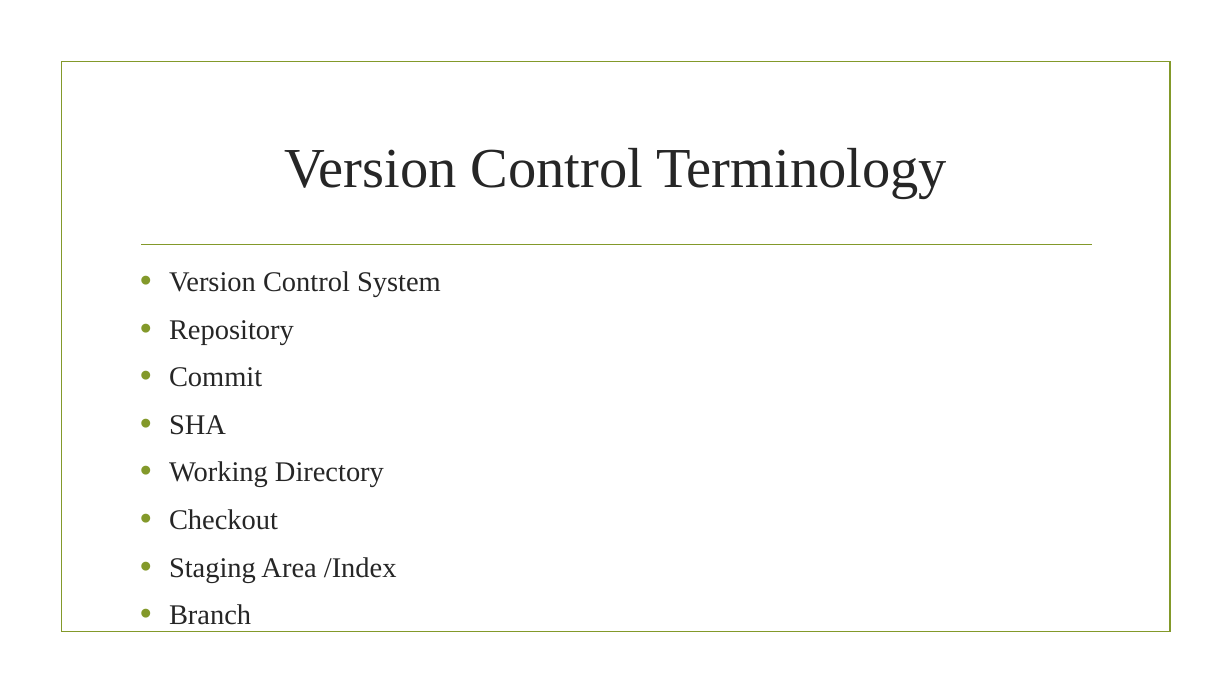
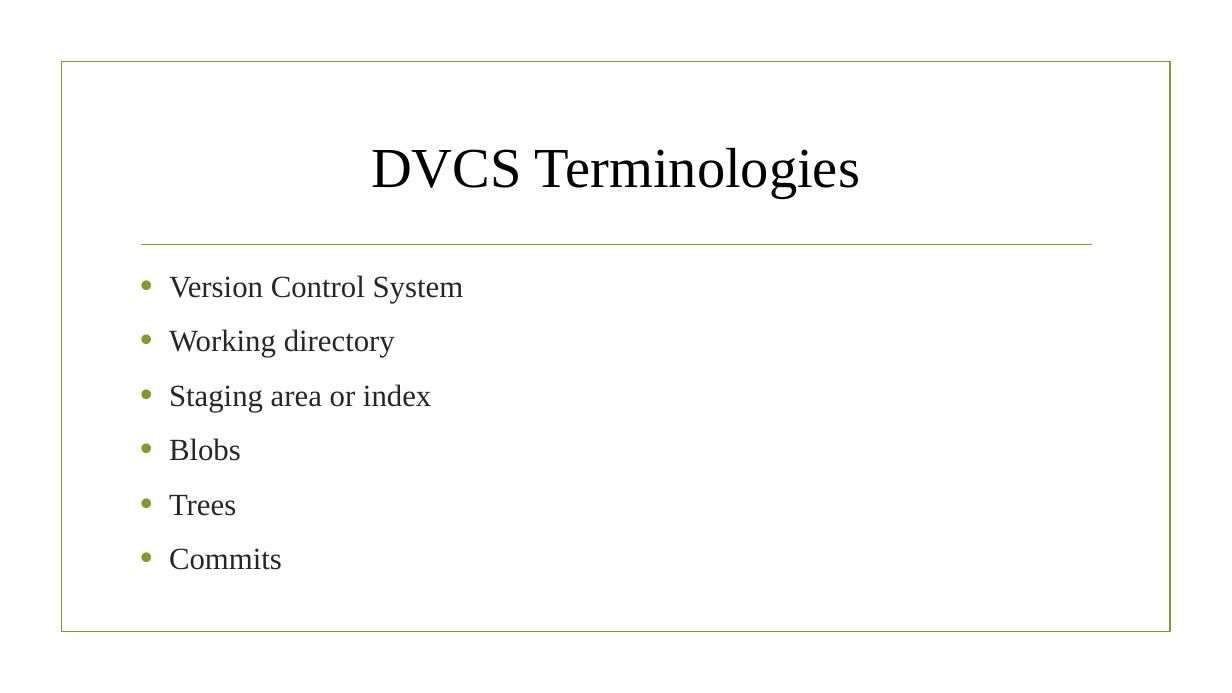
Before and after one commit to Rameshwar-Sarma/sumit, a slide deck: slide 6 of git.pptx. Drawn at 1232x693 pixels with LibreOffice and Linux fonts; fonts in the diff are those of the drawing; background and template pictures are left out. Boxes give left, top, right and bottom in pixels: in the first picture for what was removed or moved away, otherwise in the second. Text is boxed around its words. In the diff, an @@ line names an element or a change of style, - is before the commit and + after.

Commit message:
commands committed

```diff
--- a/git.pptx
+++ b/git.pptx
@@ title at (371,147,860,198): text changed; text colour #262626 to #000000 @@
-Version Control Terminology
+DVCS Terminologies
@@ text at (169,275,464,303): size 22.2 to 24 pt in "Version Control System"; line spacing 1 to 1.1 @@
@@ text at (169,329,431,570): text changed; size 22.2 to 24 pt @@
-• Repository
-• Commit
-• SHA
-• Working Directory
-• Checkout
-• Staging Area /Index
-• Branch
+• Working directory
+• Staging area or index
+• Blobs
+• Trees
+• Commits
```
Also in this commit, not shown: 4 other slides changed, 8 slides added.
